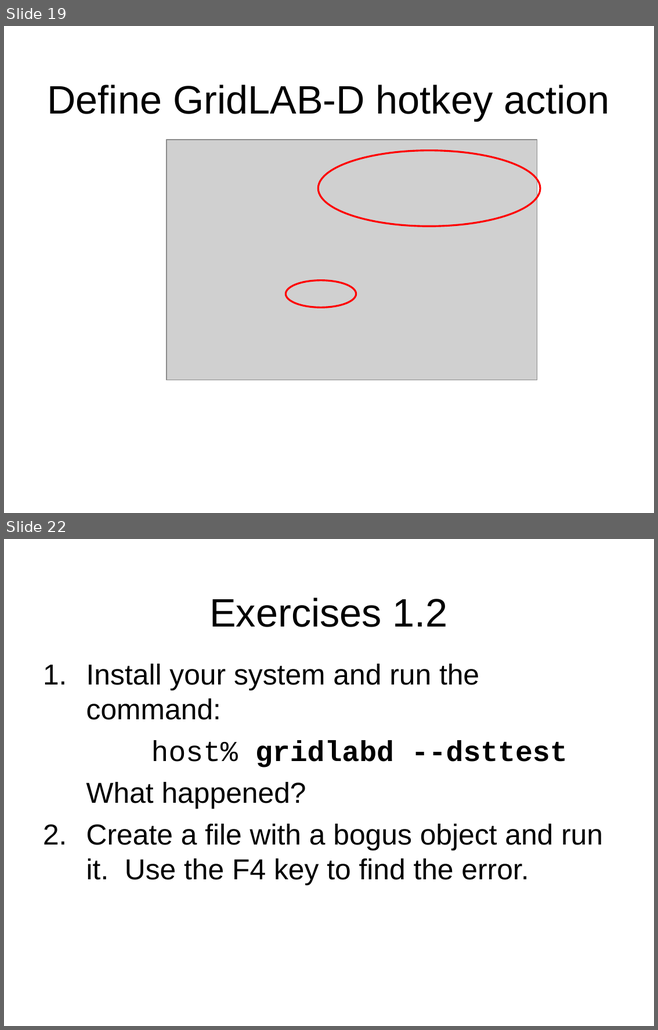
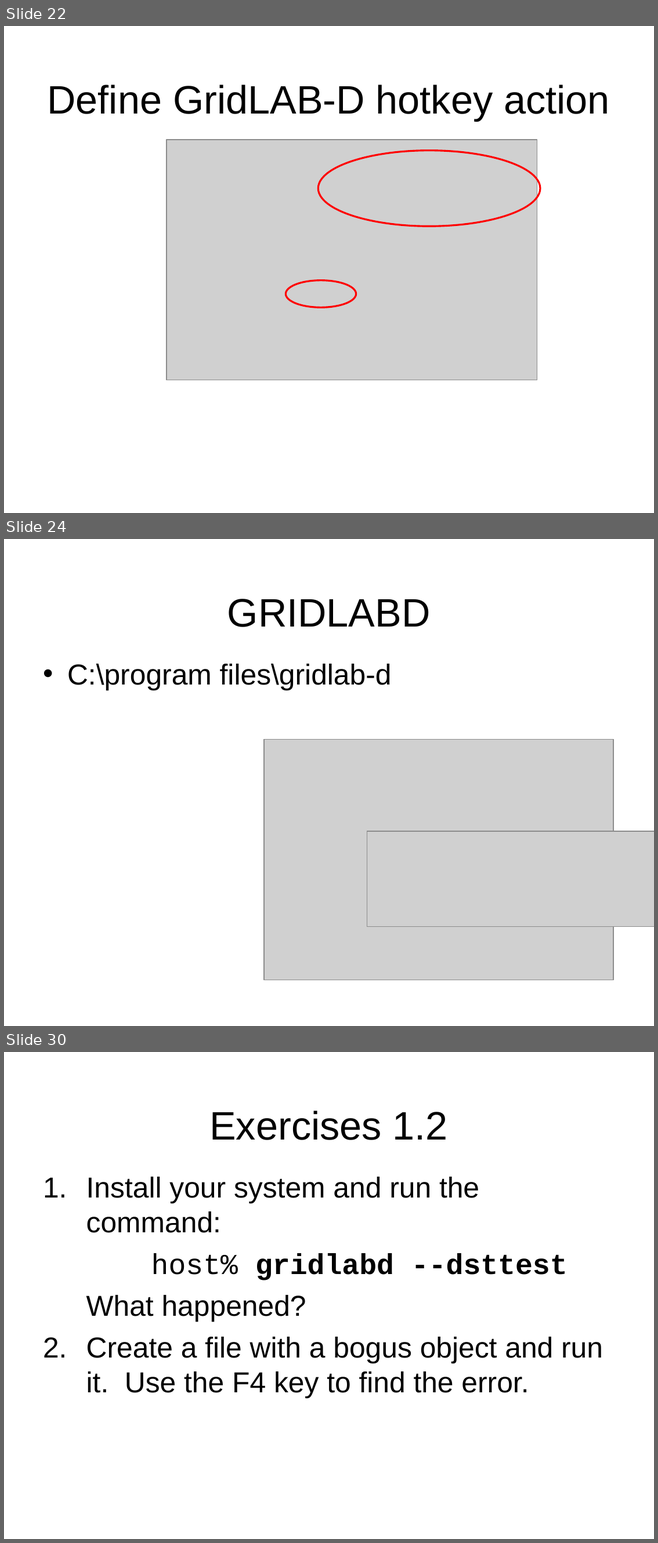
Before and after one commit to gridlab-d/course, a slide deck: 1.2 - Installing GridLAB-D.pps. Shown one above the other, each under a label of ours: slides 19 and 22 before the commit, slides 22, 24 and 30 after it; the slides between them are not shown. The pictures are 658x1030 and 658x1543 pixels, drawn with LibreOffice and Linux fonts; fonts in the diff are those of the drawing; grey boxes stand for pictures; background and template pictures are left out. Boxes give left, top, right and bottom in pixels: in the first picture for what was removed or moved away, otherwise in the second. Text is boxed around its words. In the diff, an @@ line names an element or a change of style, - is before the commit and + after.

```diff
--- a/1.2 - Installing GridLAB-D.pps
+++ b/1.2 - Installing GridLAB-D.pps
@@ slide 24 added at (4, 539, 654, 1026), background picture (left out) @@
@@ title added at (227, 599, 430, 627), 44 pt, text #000000 @@
+GRIDLABD
@@ text added at (67, 664, 391, 690), 32 pt, text #000000 @@
+• C:\program files\gridlab-d
@@ picture added at (264, 739, 614, 980) @@
@@ picture added at (366, 831, 654, 927) @@
@@ what was slide 19 is now slide 22 @@
@@ what was slide 22 is now slide 30 @@
```
Also in this commit, not shown: 1 slide changed, 8 other slides added, 1 slide removed, 2 other files.
